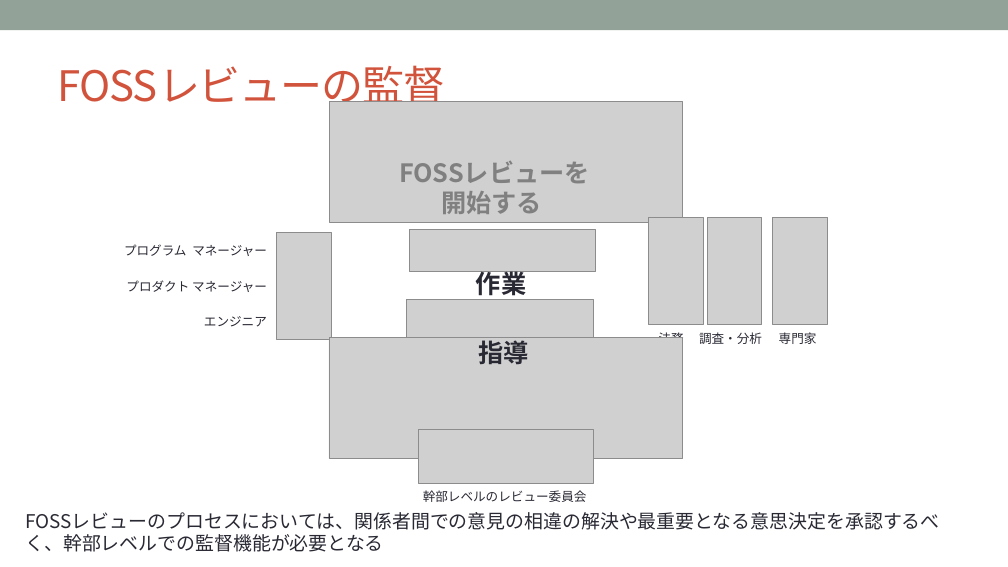
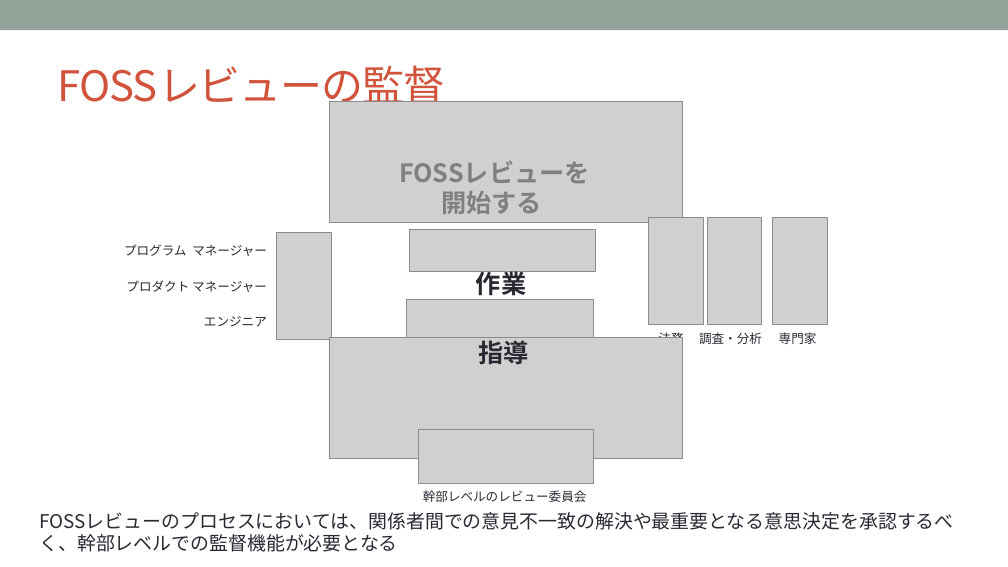
Before and after one commit to OpenChain-Project/Curriculum-Translation-JP, a slide deck: slide 51 of RELEASE/openchain-curriculum-for-1-1_JP.pptx. Drawn at 1008x567 pixels with LibreOffice and Linux fonts; fonts in the diff are those of the drawing; grey boxes stand for pictures; background and template pictures are left out. Boxes give left, top, right and bottom in pixels: in the first picture for what was removed or moved away, otherwise in the second. Text is boxed around its words. In the diff, an @@ line names an element or a change of style, - is before the commit and + after.

```diff
--- a/RELEASE/openchain-curriculum-for-1-1_JP.pptx
+++ b/RELEASE/openchain-curriculum-for-1-1_JP.pptx
@@ text at <box>39,512,953,552</box>: text changed @@
-FOSSレビューのプロセスにおいては、関係者間での意見の相違の解決や最重要となる意思決定を承認するべく、幹部レベルでの監督機能が必要となる
+FOSSレビューのプロセスにおいては、関係者間での意見不一致の解決や最重要となる意思決定を承認するべく、幹部レベルでの監督機能が必要となる
```
Also in this commit, not shown: 12 other slides changed.
